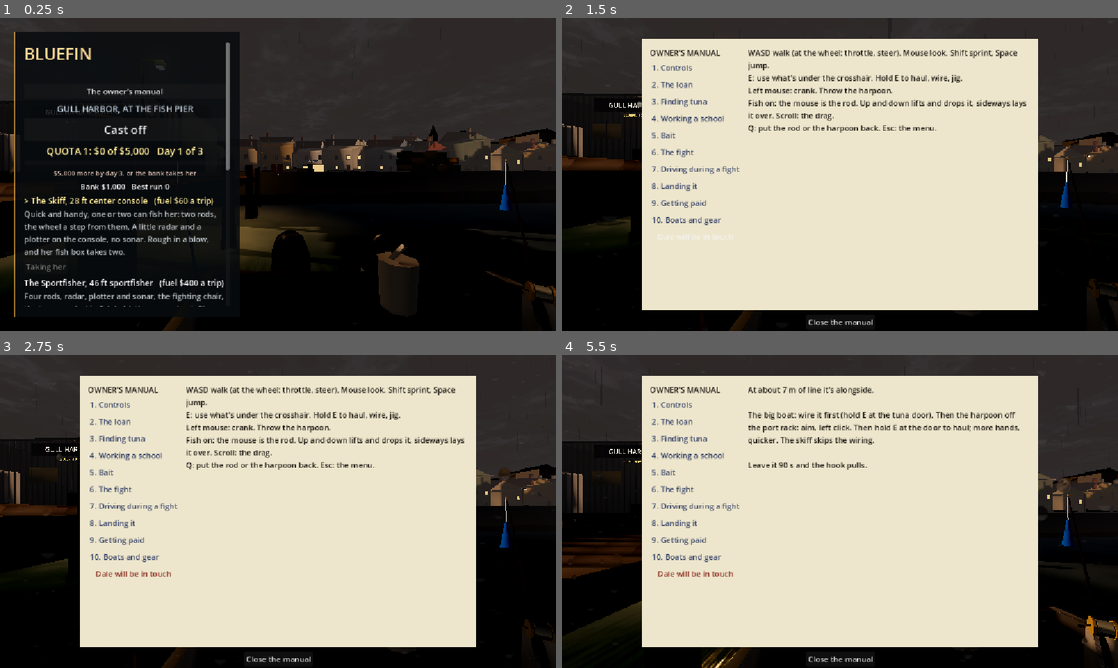
Above: before the commit, frames 1-4 (two rows, left to right).
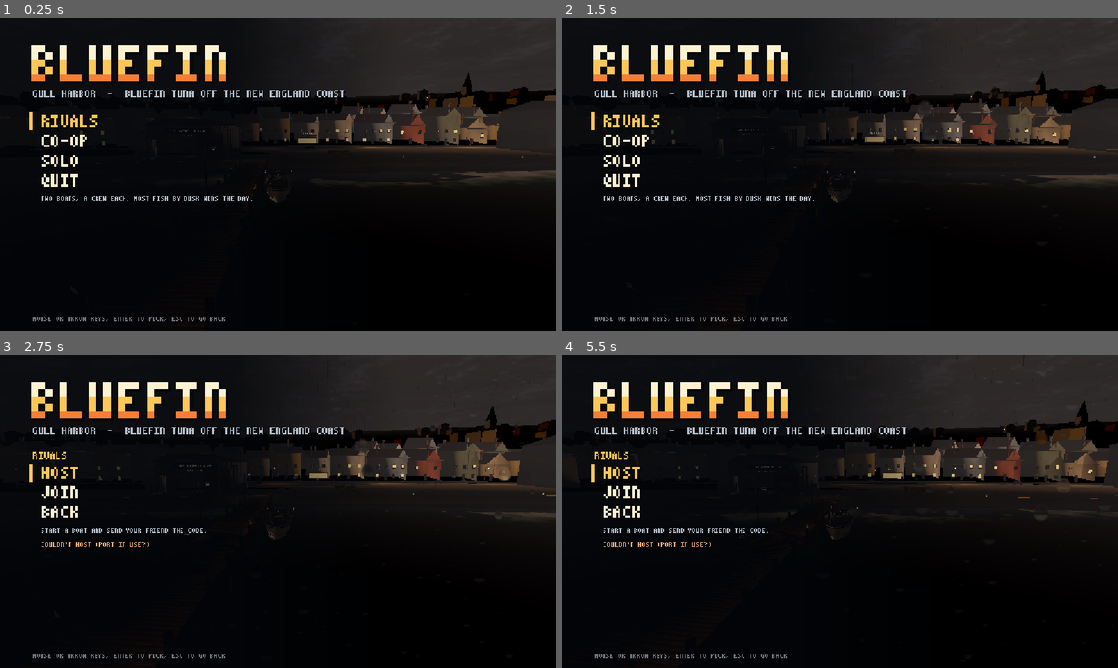
Above: after the commit, the same moments.

Repository: Kortev/Gull-Harbor
Game: Godot game, scene res://sea/sea.tscn
Same seed, same stepped clock (60 frames per second), same inputs: the game is played once before the commit and once after it.
Inputs (mouse positions are in pixels of both pictures, inside the frame that each line leads up to):
- Up to frame 1 (0.25 s): no input
- Up to frame 2 (1.5 s): click (684, 89) at 0.5 s, where only the run before the commit has a clickable "The owner's manual"; click (695, 237) at 1.25 s, where only the run before the commit has a clickable "Dale's tips again"
- Up to frame 3 (2.75 s): tap Enter at 2, 2.3 s; move the mouse to (400, 495) at 2.02 s; hold D (move_right) from 2.03 s (still down); hold Q (drop) from 2.03 s (still down); click (400, 495) at 2.17 s; tap Space (jump) at 2.27, 2.57 s
- Up to frame 4 (5.5 s): release D (move_right) at 2.75 s; release Q (drop) at 2.75 s; drag from (728, 527) to (812, 574) at 2.77 s; move the mouse to (895, 442) at 3.52 s; hold D (move_right) 3.53-4.25 s; tap Keypad Enter at 3.6 s; click (895, 442) at 3.67 s; tap V at 3.8 s; drag from (812, 574) to (673, 464) at 4.27 s; move the mouse to (1006, 558) at 5.02 s; hold A (move_left) from 5.03 s (still down); tap Backspace at 5.1 s; click (1006, 558) at 5.17 s; tap Space (jump) at 5.27, 5.3 s

The runs differ from the first frame. In frame 1, 24% of the frame differs, in the area x 0-100%, y 0-100%; in frame 2, 71%; in frame 3, 72%; in frame 4, 73%.

Commit message:
A title screen: Bluefin in big pixel letters over the harbour, Rivals, Co-op, Solo
The game used to open on a side panel of buttons over the dock. Now it opens on a
title: the camera drifting slowly out over the water off the fish pier, looking
back in at the boats and the town; BLUEFIN in big pixel letters shaded like dawn
on the water, in the pixel font; and four choices, each with a line saying what
it is. Rivals and Co-op ask Host or Join; hosting opens the crew list (who's on
which boat, the join code or a Steam invite, swap boats) with the host's Start;
joining lists your Steam friends with a boat out, or takes a typed or pasted
code. Start (or Solo) takes the title down for everyone aboard, and a friend who
joins later, and the camera glides from its drift down into your eyes, no cut.
Mouse or keys. The dock menu waits under it.

Co-Authored-By: Claude Opus 5.5 <noreply@anthropic.com>

Diff:
--- a/sea/sea.gd
+++ b/sea/sea.gd
@@ -19,6 +19,7 @@
 const Boat := preload("res://boat/boat.gd")
 const Crew := preload("res://crew/crew.gd")
 const Menu := preload("res://ui/menu.gd")
+const Title := preload("res://ui/title.gd")
 const Rods := preload("res://rods/rods.gd")
 const Schools := preload("res://tuna/schools.gd")
 const Sonar := preload("res://tuna/sonar.gd")
@@ -83,6 +84,8 @@
 var tips: Tips
 ## Two boats racing for the same birds (vs/vs.gd); off, it's the one boat.
 var vs: Vs
+## The title (ui/title.gd) while the game's starting up; null in tests and screenshots.
+var title: Title
 var _args := {}
 var _frames := 0
 var _steered := false
@@ -179,10 +182,16 @@
 	else:
 		_follow_weather()
 	add_child(Menu.new())
-	# the game itself (not a test, which builds the sea under its own node): the boat you last took, at the dock
+	# the game itself (not a test, which builds the sea under its own node): the boat you last took, at the dock,
+	# and the title over it
 	if get_parent() == get_tree().root:
 		boat.use_kind(fish_hold.kind)
 		moor()
+		if _args.has("title") or not (_args.has("shot") or _args.has("cam") or _args.has("host") or _args.has("join")):
+			title = Title.new()
+			title.name = "Title"
+			title.sea = self
+			add_child(title)
 	if _args.has("vs"):        # (tests: two boats from the start; --team=b puts you on boat B)
 		vs.host_set_on(true)
 		if str(_args.get("team", "")) == "b":
--- /dev/null
+++ b/tests/title_test.gd
@@ -0,0 +1,76 @@
+extends Node
+## The title (ui/title.gd): it's up as the game starts, the dock menu waits under it; SOLO takes it down and the
+## camera glides into your eyes (no cut: the title's camera moves a little every frame and hands over to yours at
+## the end); RIVALS, HOST opens the crew list, and START puts two boats on the water and takes the title down.
+## Run: godot --headless --fixed-fps 30 --path . res://tests/title_test.tscn
+
+const Sea := preload("res://sea/sea.gd")
+const Title := preload("res://ui/title.gd")
+const PORT := 7795
+
+var fails: Array[String] = []
+var sea: Sea
+
+
+func _ready() -> void:
+	sea = (load("res://sea/sea.tscn") as PackedScene).instantiate() as Sea
+	add_child(sea)
+	await get_tree().process_frame
+	sea.title = _title()
+	await get_tree().process_frame
+	var t := sea.title
+	_check(t.up and get_viewport().get_camera_3d() == t.get("_cam"), "the title's up, its camera drifting")
+	var menu: Node = sea.get_children().filter(func(n: Node) -> bool: return n.get_script() == load("res://ui/menu.gd"))[0]
+	await get_tree().process_frame
+	_check(not (menu.get("_panel") as Control).visible, "the dock menu waits under it")
+	# solo: off the title, the camera gliding down into your eyes
+	t.call("_solo")
+	var cam := t.get("_cam") as Camera3D
+	var me_cam := sea.crew.me.get("cam") as Camera3D
+	var gaps: Array[float] = []
+	var last := cam.global_position
+	var steps := 0
+	while get_viewport().get_camera_3d() == cam and steps < 200:
+		await get_tree().process_frame
+		gaps.append(cam.global_position.distance_to(last))
+		last = cam.global_position
+		steps += 1
+	_check(not t.up, "SOLO takes the title down")
+	_check(get_viewport().get_camera_3d() == me_cam, "and hands over to your own eyes (%d frames)" % steps)
+	_check(gaps.max() < 2.5, "with no jump on the way (biggest step %.2f m)" % gaps.max())
+	# rivals, hosted: the crew list, then START, two boats
+	t.queue_free()
+	sea.title = _title()
+	await get_tree().process_frame
+	t = sea.title
+	t.call("_choose", "rivals")
+	_check(str(t.get("_page")) == "host_join", "RIVALS asks host or join")
+	Net.host(PORT)
+	await get_tree().process_frame
+	_check(str(t.get("_page")) == "lobby", "hosting opens the crew list")
+	t.call("_start")
+	await get_tree().process_frame
+	_check(bool(sea.vs.on) and not t.up, "START: two boats on the water, the title down")
+	Net.leave()
+	_done()
+
+
+func _title() -> Title:
+	var t := Title.new()
+	t.name = "Title"
+	t.sea = sea
+	sea.add_child(t)
+	return t
+
+
+func _done() -> void:
+	for f in fails:
+		print("FAIL ", f)
+	print("TITLE TEST ", "PASSED" if fails.is_empty() else "FAILED")
+	get_tree().quit(1 if not fails.is_empty() else 0)
+
+
+func _check(ok: bool, what: String) -> void:
+	print(("ok   " if ok else "FAIL ") + what)
+	if not ok:
+		fails.append(what)
--- /dev/null
+++ b/tests/title_test.tscn
@@ -0,0 +1,6 @@
+[gd_scene load_steps=2 format=3]
+
+[ext_resource type="Script" path="res://tests/title_test.gd" id="1"]
+
+[node name="TitleTest" type="Node"]
+script = ExtResource("1")
--- a/ui/menu.gd
+++ b/ui/menu.gd
@@ -174,7 +174,8 @@
 
 
 func _process(_delta: float) -> void:
-	var open := Input.mouse_mode != Input.MOUSE_MODE_CAPTURED and not _headless_shot()
+	var title := get_parent().get("title") as Node
+	var open := Input.mouse_mode != Input.MOUSE_MODE_CAPTURED and not _headless_shot() 			and (title == null or not bool(title.get("up")) and float(title.get("_glide")) < 0.0)
 	_reading = _reading and open
 	_panel.visible = open and not _reading
 	_manual.visible = _reading
--- a/ui/pixfont.gd
+++ b/ui/pixfont.gd
@@ -24,6 +24,11 @@
 	".": ["...", "...", "...", "...", ".#."], "-": ["...", "...", "###", "...", "..."],
 	":": ["...", ".#.", "...", ".#.", "..."], "/": ["..#", "..#", ".#.", "#..", "#.."],
 	"°": ["##.", "##.", "...", "...", "..."], " ": ["...", "...", "...", "...", "..."],
+	",": ["...", "...", "...", ".#.", "#.."], "!": [".#.", ".#.", ".#.", "...", ".#."],
+	"?": ["##.", "..#", ".#.", "...", ".#."], "'": [".#.", ".#.", "...", "...", "..."],
+	"(": [".#.", "#..", "#..", "#..", ".#."], ")": [".#.", "..#", "..#", "..#", ".#."],
+	"+": ["...", ".#.", "###", ".#.", "..."], "_": ["...", "...", "...", "...", "###"],
+	"&": [".#.", "#.#", ".#.", "#.#", ".##"], "$": [".##", "##.", ".#.", ".##", "##."],
 }
 
 
--- /dev/null
+++ b/ui/title.gd
@@ -0,0 +1,374 @@
+extends CanvasLayer
+## The title: what you see when the game starts. The harbour at the fish pier behind it, a camera drifting slowly
+## round the boats at their berths; BLUEFIN in big pixel letters (ui/pixfont.gd, the game's pixel look) and the way
+## in:
+##   RIVALS   two boats, a crew each; most pounds aboard by dusk wins the day, best of three (vs/vs.gd)
+##   CO-OP    one boat, a crew of up to four
+##   SOLO     her and you
+##   QUIT
+## Rivals and co-op ask HOST or JOIN. Hosting opens the crew list (who's aboard which boat, the join code to send, a
+## Steam invite) and the host's START; joining is your Steam friends with a boat out, or typing in their code. START
+## (or SOLO) closes it for everyone aboard: the letters fade, and the camera glides down from its drift into your eyes
+## on the dock, no cut.
+##
+## Mouse or keys (up, down, Enter, Esc back). Only in the game itself: tests and screenshots never see it.
+
+const PixFont := preload("res://ui/pixfont.gd")
+
+const AMBER := Color(1.0, 0.78, 0.34)
+const CREAM := Color(1.0, 0.95, 0.82)
+const DIM := Color(0.72, 0.76, 0.8)
+const SHADOW := Color(0.02, 0.03, 0.05, 0.85)
+## The letters' sizes (px per font pixel): the name, its line under it, the choices, the small print.
+const LOGO := 15
+const SUB := 3
+const ITEM := 5
+const SMALL := 2
+## How long the camera takes gliding down into your eyes (s).
+const GLIDE := 2.4
+
+var sea: Node                # sea/sea.gd
+## Up: the title's showing (and the dock menu, ui/menu.gd, waits under it).
+var up := true
+var _page := "main"
+var _mode := ""              # "rivals" or "coop", once picked
+var _pick := 0
+var _items: Array = []       # [label, blurb, callable]
+var _rects: Array[Rect2] = []
+var _note := ""
+var _code := ""              # being typed, on the join page
+var _view: Control
+var _cam: Camera3D
+var _spin := 0.0
+var _fade := 0.0             # 0 showing .. 1 gone
+var _glide := -1.0           # the camera's glide into your eyes, s in (-1: not yet)
+var _from: Transform3D
+var _friends_in := 0.0
+
+
+func _ready() -> void:
+	layer = 15
+	_view = Control.new()
+	_view.set_anchors_preset(Control.PRESET_FULL_RECT)
+	_view.mouse_filter = Control.MOUSE_FILTER_STOP
+	_view.focus_mode = Control.FOCUS_ALL
+	_view.draw.connect(_draw_view)
+	_view.gui_input.connect(_on_input)
+	add_child(_view)
+	_cam = Camera3D.new()
+	_cam.fov = 60.0
+	_cam.far = 6000.0
+	sea.add_child(_cam)
+	_cam.make_current()
+	Input.mouse_mode = Input.MOUSE_MODE_VISIBLE
+	_go("main")
+	Net.hosted.connect(func() -> void: _go("lobby"))
+	Net.joined.connect(func() -> void:
+		_note = ""
+		_go("lobby"))
+	Net.opened.connect(func(ok: bool, _c: String) -> void:
+		_note = "" if ok else "YOUR ROUTER SAID NO: THE CODE WORKS ON YOUR WI-FI ONLY")
+	# (a friend aboard after the host's started: straight off the title for them too)
+	Net.peer_joined.connect(func(id: int) -> void:
+		if multiplayer.is_server() and not up:
+			_begin.rpc_id(id))
+	Net.dropped.connect(func(reason: String) -> void:
+		if up:
+			_note = reason.to_upper()
+			_go("main"))
+	_view.grab_focus()
+
+
+## Turn to a page of the title: its choices.
+func _go(page: String) -> void:
+	_page = page
+	_pick = 0
+	_items.clear()
+	match page:
+		"main":
+			_items = [["RIVALS", "TWO BOATS, A CREW EACH. MOST FISH BY DUSK WINS THE DAY.", func() -> void: _choose("rivals")],
+				["CO-OP", "ONE BOAT, UP TO FOUR OF YOU. MAKE THE QUOTA OR LOSE HER.", func() -> void: _choose("coop")],
+				["SOLO", "JUST YOU AND HER. HARD WORK ALONE.", _solo],
+				["QUIT", "", func() -> void: get_tree().quit()]]
+		"host_join":
+			_items = [["HOST", "START A BOAT AND SEND YOUR FRIEND THE CODE.", _host],
+				["JOIN", "GET ABOARD A FRIEND'S BOAT.", func() -> void: _go("join")],
+				["BACK", "", func() -> void: _go("main")]]
+		"join":
+			_code = ""
+			_items = []
+			if bool(Net.steam.get("available")):
+				for f: Dictionary in Net.steam.call("friends_out"):
+					var lobby := int(f["lobby"])
+					var who := str(f["name"])
+					_items.append(["JOIN " + who.to_upper(), "", func() -> void:
+						_note = "JOINING..."
+						Net.join_steam(lobby)])
+			_items.append(["JOIN BY CODE", "TYPE OR PASTE THE CODE (CTRL+V), THEN ENTER.", func() -> void:
+				_note = "JOINING..." if Net.join(_code) == OK else "COULDN'T START JOINING"])
+			_items.append(["BACK", "", func() -> void: _go("host_join")])
+			_pick = _items.size() - 2
+		"lobby":
+			_items = []
+			if Net.is_host():
+				_items.append(["START", "EVERYONE TO THE DOCK.", _start])
+				if Net.mode == "steam":
+					_items.append(["INVITE A FRIEND", "", func() -> void: Net.steam.call("invite")])
+				elif not Net.code.is_empty():
+					_items.append(["COPY THE CODE", "", func() -> void:
+						DisplayServer.clipboard_set(Net.code)
+						_note = "COPIED. SEND IT TO YOUR FRIEND."])
+				if _mode == "rivals":
+					_items.append(["SWAP BOATS", "PUT YOURSELF ON THE OTHER BOAT.", _swap])
+			else:
+				if _mode == "rivals" or bool((sea.get("vs") as Node).get("on")):
+					_items.append(["SWAP BOATS", "PUT YOURSELF ON THE OTHER BOAT.", _swap])
+			_items.append(["LEAVE", "", func() -> void:
+				Net.leave()
+				(sea.get("crew") as Node).call("start_solo")
+				_go("main")])
+	_view.queue_redraw()
+
+
+func _choose(mode: String) -> void:
+	_mode = mode
+	_note = ""
+	if Net.in_session_or_hosting():
+		_go("lobby")
+	else:
+		_go("host_join")
+
+
+func _host() -> void:
+	_note = "MAKING A BOAT..."
+	if bool(Net.steam.get("available")):
+		Net.host_steam()
+	elif Net.host() != OK:
+		_note = "COULDN'T HOST (PORT IN USE?)"
+
+
+func _swap() -> void:
+	var vs := sea.get("vs") as Node
+	if not bool(vs.get("on")):
+		return
+	vs.call("ask_team", 1 - int(vs.get("my_team")))
+
+
+## Host: off the title, everyone aboard with you (rivals: two boats first).
+func _start() -> void:
+	var vs := sea.get("vs") as Node
+	if _mode == "rivals" and not bool(vs.get("on")):
+		vs.call("host_set_on", true)
+	elif _mode == "coop" and bool(vs.get("on")):
+		vs.call("host_set_on", false)
+	if Net.in_session():
+		_begin.rpc()
+	else:
+		_begin()
+
+
+func _solo() -> void:
+	_mode = "solo"
+	if Net.in_session_or_hosting():
+		Net.leave()
+		(sea.get("crew") as Node).call("start_solo")
+	_begin()
+
+
+## Everyone: the title goes, the camera glides down into your eyes.
+@rpc("authority", "call_local", "reliable")
+func _begin() -> void:
+	if not up:
+		return
+	up = false
+	_glide = 0.0
+	_from = _cam.global_transform
+	_view.mouse_filter = Control.MOUSE_FILTER_IGNORE
+
+
+func _process(delta: float) -> void:
+	var boat := sea.get("boat") as Node3D
+	if up:
+		# the drift: out over the water off the pier's end, swinging slowly from side to side, looking back in at the
+		# boats and the harbour behind them
+		_spin += delta * 0.06
+		var c := boat.global_position if boat else Vector3.ZERO
+		var vs := sea.get("vs") as Node
+		if vs != null and bool(vs.get("on")):
+			c = Vector3.ZERO
+			for side: Object in vs.get("sides"):
+				c += (side.get("boat") as Node3D).global_position * 0.5
+		var a := PI + 0.8 * sin(_spin * 0.5)
+		var eye := c + Vector3(sin(a) * 32.0, 8.0 + 2.0 * sin(_spin * 0.7), cos(a) * 32.0)
+		_cam.global_position = eye
+		_cam.look_at(c + Vector3(0, 2.5, 0))
+		Input.mouse_mode = Input.MOUSE_MODE_VISIBLE
+		if _page == "lobby" or _page == "join":
+			_friends_in -= delta
+			if _friends_in <= 0.0:
+				_friends_in = 1.0
+				if _page == "join" and bool(Net.steam.get("available")):
+					var keep := _code
+					_go("join")
+					_code = keep
+				_view.queue_redraw()
+		return
+	if _glide >= 0.0:
+		var me: Node = (sea.get("crew") as Node).get("me")
+		var to: Camera3D = me.get("cam") if me else null
+		_glide += delta
+		var k := clampf(_glide / GLIDE, 0.0, 1.0)
+		k = k * k * (3.0 - 2.0 * k)
+		_fade = clampf(_glide / 0.8, 0.0, 1.0)
+		_view.modulate.a = 1.0 - _fade
+		if to != null:
+			_cam.global_transform = _from.interpolate_with(to.global_transform, k)
+			_cam.fov = lerpf(60.0, to.fov, k)
+		if k >= 1.0:
+			_glide = -1.0
+			if to != null:
+				to.make_current()
+			_view.visible = false
+			var hold := sea.get("fish_hold") as Node
+			if hold == null or not bool(hold.get("docked")):
+				Input.mouse_mode = Input.MOUSE_MODE_CAPTURED
+
+
+func _on_input(e: InputEvent) -> void:
+	if not up:
+		return
+	if e is InputEventMouseMotion:
+		for i in _rects.size():
+			if _rects[i].has_point((e as InputEventMouseMotion).position) and i != _pick:
+				_pick = i
+				_view.queue_redraw()
+	elif e is InputEventMouseButton and (e as InputEventMouseButton).pressed \
+			and (e as InputEventMouseButton).button_index == MOUSE_BUTTON_LEFT:
+		for i in _rects.size():
+			if _rects[i].has_point((e as InputEventMouseButton).position):
+				_pick = i
+				_press()
+	elif e is InputEventKey and (e as InputEventKey).pressed:
+		var k := e as InputEventKey
+		if k.keycode == KEY_UP or k.keycode == KEY_W:
+			_pick = posmod(_pick - 1, maxi(_items.size(), 1))
+		elif k.keycode == KEY_DOWN or k.keycode == KEY_S and _page != "join":
+			_pick = posmod(_pick + 1, maxi(_items.size(), 1))
+		elif k.keycode == KEY_ENTER or k.keycode == KEY_KP_ENTER:
+			_press()
+		elif k.keycode == KEY_ESCAPE:
+			if _page == "join":
+				_go("host_join")
+			elif _page == "host_join":
+				_go("main")
+		elif _page == "join":
+			if k.keycode == KEY_V and k.ctrl_pressed:
+				_code = DisplayServer.clipboard_get().strip_edges().to_upper().left(24)
+			elif k.keycode == KEY_BACKSPACE:
+				_code = _code.left(-1)
+			elif k.unicode > 32 and k.unicode < 127 and _code.length() < 24:
+				_code += String.chr(k.unicode).to_upper()
+		_view.queue_redraw()
+		_view.accept_event()
+
+
+func _press() -> void:
+	if _pick >= 0 and _pick < _items.size():
+		(_items[_pick][2] as Callable).call()
+		_view.queue_redraw()
+
+
+func _text(at: Vector2, text: String, col: Color, scale: int) -> void:
+	PixFont.draw(_view, at + Vector2(scale, scale), text, SHADOW, scale)
+	PixFont.draw(_view, at, text, col, scale)
+
+
+func _draw_view() -> void:
+	var size := _view.size
+	# a dark wash down the left, the harbour bright beside it
+	var wash := Color(0.01, 0.02, 0.035, 0.78)
+	var w0 := size.x * 0.42
+	var w1 := size.x * 0.72
+	_view.draw_rect(Rect2(0, 0, w0, size.y), wash)
+	_view.draw_polygon(PackedVector2Array([Vector2(w0, 0), Vector2(w1, 0), Vector2(w1, size.y), Vector2(w0, size.y)]),
+			PackedColorArray([wash, Color(wash, 0.0), Color(wash, 0.0), wash]))
+	# the name, shaded top to bottom like the dawn on the water, and its line under it
+	var at := Vector2(64, 56)
+	var word := "BLUEFIN"
+	var rows := [CREAM, CREAM, AMBER, AMBER, Color(0.95, 0.5, 0.22)]
+	PixFont.draw(_view, at + Vector2(5, 5), word, SHADOW, LOGO)
+	for r in 5:
+		var x := at.x
+		for ch in word:
+			var g: Array = PixFont.GLYPHS[ch]
+			var row: String = g[r]
+			for cx in 3:
+				if row[cx] == "#":
+					_view.draw_rect(Rect2(x + cx * LOGO, at.y + r * LOGO, LOGO, LOGO), rows[r])
+			x += 4 * LOGO
+	_text(at + Vector2(4, LOGO * 5 + 18), "GULL HARBOR  -  BLUEFIN TUNA OFF THE NEW ENGLAND COAST", DIM, SUB)
+	# the page's own heading, and the crew list in the lobby
+	var y := at.y + LOGO * 5 + 70
+	var heading: String = {"host_join": _mode.to_upper().replace("COOP", "CO-OP"), "join": "JOIN A FRIEND",
+			"lobby": "THE CREW"}.get(_page, "")
+	if not heading.is_empty():
+		_text(Vector2(at.x + 4, y), heading, AMBER, 3)
+		y += 30
+	if _page == "join":
+		_text(Vector2(at.x + 4, y), "CODE: " + _code + ("_" if Time.get_ticks_msec() % 1000 < 500 else " "), CREAM, 4)
+		y += 34
+	if _page == "lobby":
+		y = _draw_crew(Vector2(at.x + 4, y))
+	# the choices
+	_rects.clear()
+	for i in _items.size():
+		var label: String = _items[i][0]
+		var on := i == _pick
+		var r := Rect2(at.x - 4, y - 6, PixFont.width(label, ITEM) + 60, ITEM * 5 + 12)
+		_rects.append(r)
+		if on:
+			_view.draw_rect(Rect2(at.x - 4, y - 6, 8, ITEM * 5 + 12), AMBER)
+		_text(Vector2(at.x + 22, y), label, AMBER if on else CREAM, ITEM)
+		y += ITEM * 5 + 16
+	if _pick >= 0 and _pick < _items.size() and not str(_items[_pick][1]).is_empty():
+		_text(Vector2(at.x + 22, y + 4), str(_items[_pick][1]), DIM, SMALL)
+		y += 24
+	if not _note.is_empty():
+		_text(Vector2(at.x + 22, y + 10), _note, Color(1.0, 0.7, 0.5), SMALL)
+	_text(Vector2(at.x + 4, size.y - 30), "MOUSE OR ARROW KEYS, ENTER TO PICK, ESC TO GO BACK", Color(DIM, 0.6), SMALL)
+
+
+## Who's aboard (and in rivals, which boat), and the code to send: under the lobby's heading. Returns where it ends.
+func _draw_crew(at: Vector2) -> float:
+	var crew := sea.get("crew") as Node
+	var vs := sea.get("vs") as Node
+	var slots: Dictionary = crew.get("slots")
+	var rivals := bool(vs.get("on")) or _mode == "rivals"
+	var teams: Dictionary = vs.get("teams")
+	var y := at.y
+	var cols := 2 if rivals else 1
+	for c in cols:
+		var x := at.x + c * 260
+		var yy := y
+		if rivals:
+			_text(Vector2(x, yy), "BOAT " + "AB"[c], [AMBER, Color(0.45, 0.8, 1.0)][c], 3)
+			yy += 24
+		var ids := slots.keys()
+		ids.sort()
+		for id: int in ids:
+			if rivals and int(teams.get(id, 0)) != c:
+				continue
+			var who := str(crew.call("call_sign", id)).to_upper() + ("  (YOU)" if id == Net.my_id() else "")
+			_text(Vector2(x + 8, yy), who, CREAM, 2)
+			yy += 18
+		y = maxf(y, yy) if c == cols - 1 else y
+		if c < cols - 1:
+			at.y = maxf(at.y, yy)
+	y = maxf(y, at.y) + 14
+	if Net.is_host() and Net.mode == "code" and not Net.code.is_empty():
+		_text(Vector2(at.x, y), "JOIN CODE: " + Net.code, CREAM, 3)
+		y += 30
+	elif not Net.is_host():
+		_text(Vector2(at.x, y), "WAITING FOR THE HOST TO START", DIM, 2)
+		y += 22
+	return y + 10
